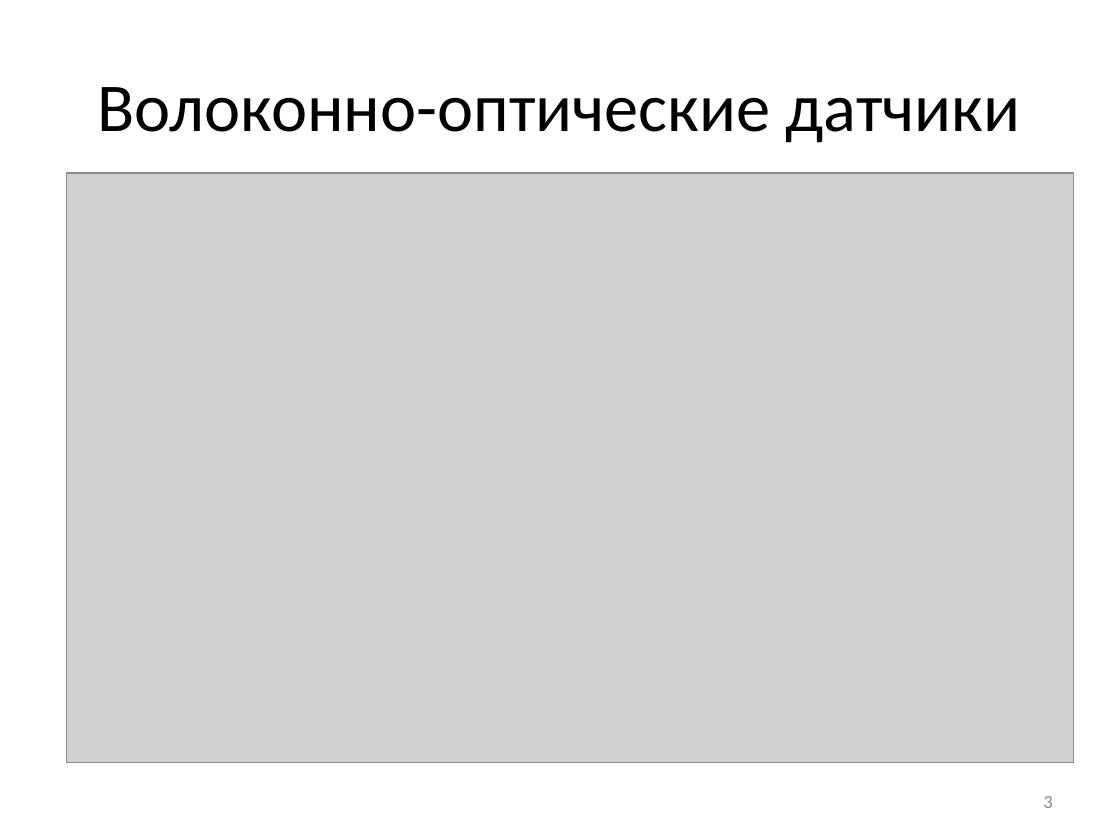
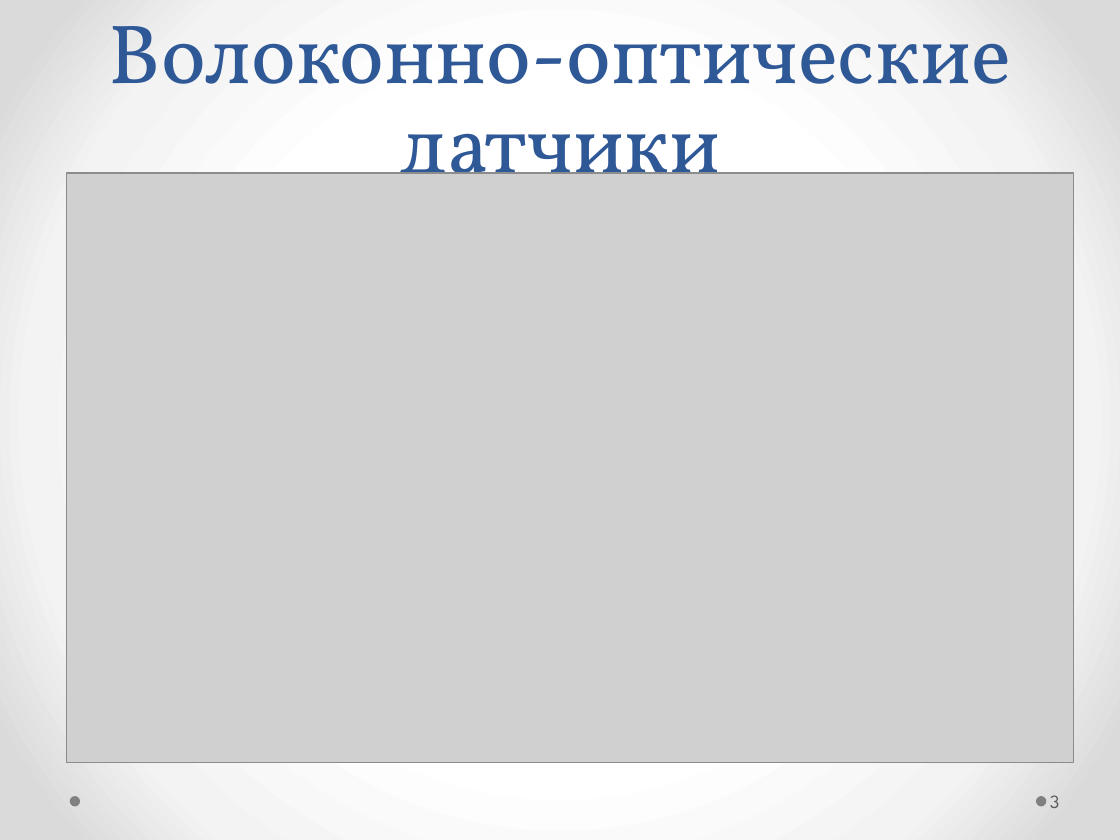
Before and after one commit to Morgan163/diplom, a slide deck: slide 3 of Автоматизированная система моделирования волоконно-оптических датчиков со структурным резервированием.pptx. Drawn at 1120x840 pixels with LibreOffice and Linux fonts; fonts in the diff are those of the drawing; grey boxes stand for pictures. Boxes give left, top, right and bottom in pixels: in the first picture for what was removed or moved away, otherwise in the second. Text is boxed around its words. In the diff, an @@ line names an element or a change of style, - is before the commit and + after.

```diff
--- a/Автоматизированная система моделирования волоконно-оптических датчиков со структурным резервированием.pptx
+++ b/Автоматизированная система моделирования волоконно-оптических датчиков со структурным резервированием.pptx
@@ background #FFFFFF to gradient #FFFFFF to #F4F4F4 to #DADADA @@
@@ title "Волоконно-оптические датчики" moved from (x1=98, y1=87, x2=1021, y2=143) to (x1=109, y1=26, x2=1012, y2=211) @@
@@ title "Волоконно-оптические датчики" at (x1=109, y1=26, x2=1012, y2=211): size 44 to 54 pt, font Calibri to Vollkorn, text colour #000000 to #2F5897; line spacing 1 to 58pt; vertical alignment middle to bottom @@
@@ page number moved from (x1=1043, y1=796, x2=1052, y2=808) to (x1=1050, y1=795, x2=1060, y2=808) @@
@@ page number at (x1=1050, y1=795, x2=1060, y2=808): font Calibri to League Spartan, text colour #8C8C8C to #595959; alignment right to left @@
@@ ellipse added at (x1=69, y1=796, x2=80, y2=806), fill #808080 @@
@@ ellipse added at (x1=1036, y1=796, x2=1046, y2=806), fill #808080 @@
```
Also in this commit, not shown: 8 other slides changed, 9 slides added, 9 other files.
